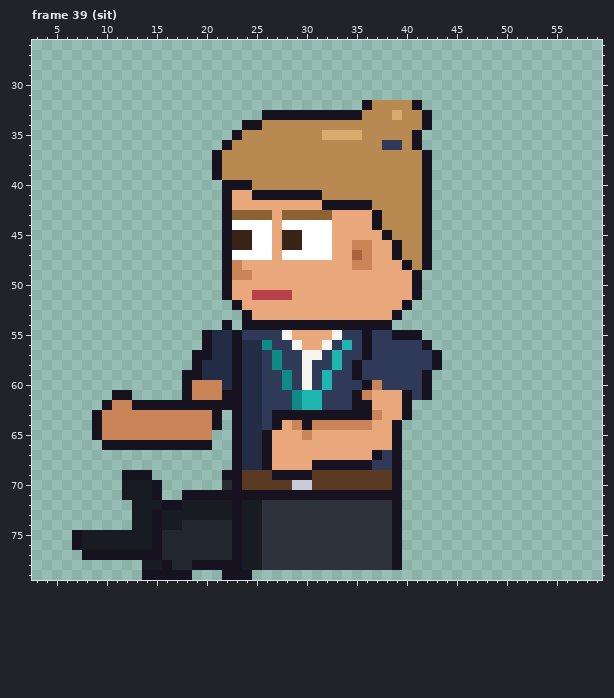
Two versions of one pixel-art file, sprites/expo/expo_regdesk_left_anim.aseprite. This is how it looked before the edit.
64x80 pixels, 85 frames. Colours within 5 levels of each other are drawn and written as one. Shown: frame 39 (sit): x 3..59, y 26..79. The commit also changed other frames, which this record leaves out.
New version:
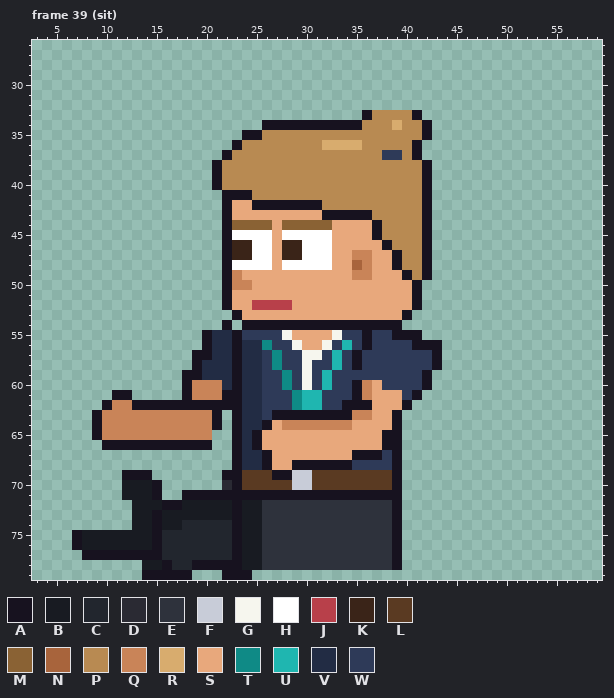
Palette (. is transparent): A #17121f  B #181b22  C #22262e  D #2a2a33  E #2e323c  F #c8ccd8  G #f6f6ee  H #ffffff  J #b8404a  K #3a2418  L #5a3a22  M #8a6234  N #a8643c  P #b88a52  Q #c98458  R #d8ac6e  S #e8a87c  T #0f8a86  U #1fb6b0  V #222c44  W #2e3a58
Edits made:
Changed rows in their new state; - is an unchanged pixel.
Frame 39 (sit):
first column x 21:
32 ---------------......--
33 -----..........A--P-A.-
34 ---..AAAAAAAAAA---R----
35 --.AA------PPPP-----PA-
36 -.A--------RRRR--PP----
37 .A---------------WW-A.-
40 APPP-------------------
41 --AAPPPPPPP------------
42 ----AAAAAAAPPPPP-------
43 --SSSS-SSSSAAAAAP------
44 --MMMM-MMMMM-----------
45 --HH---HH-------AP-----
46 --------------SS-AP----
47 --KK---KK-----Q--------
48 --HHHH-HHHHH--N---AP---
49 ---S----------QQ---APA-
50 --QQ-------------------
51 ----SSSS---------------
52 -AS-JJJJ-----------SA--
53 --AS--------------SA---
54 ------------------A----
56 --------------------A-A
57 --------------AW-------
59 --------------W--------
60 --------------AQS------
61 -------------------WA.-
62 -------------A---------
63 --------------QQS-A.---
64 -----ASQ-Q----SS-------
65 ----AS---S-------A-----
66 ----AS-----------A-----
67 --------------AA-------
68 --------AA----WW-------
69 --------FF-------------
